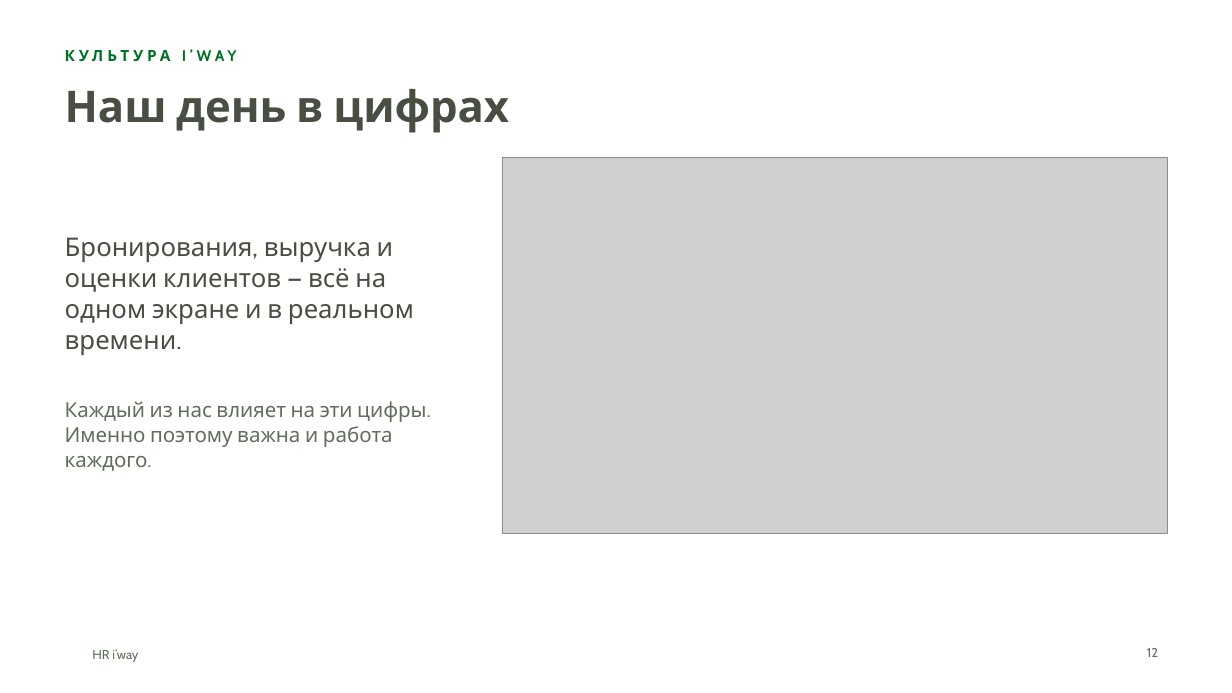
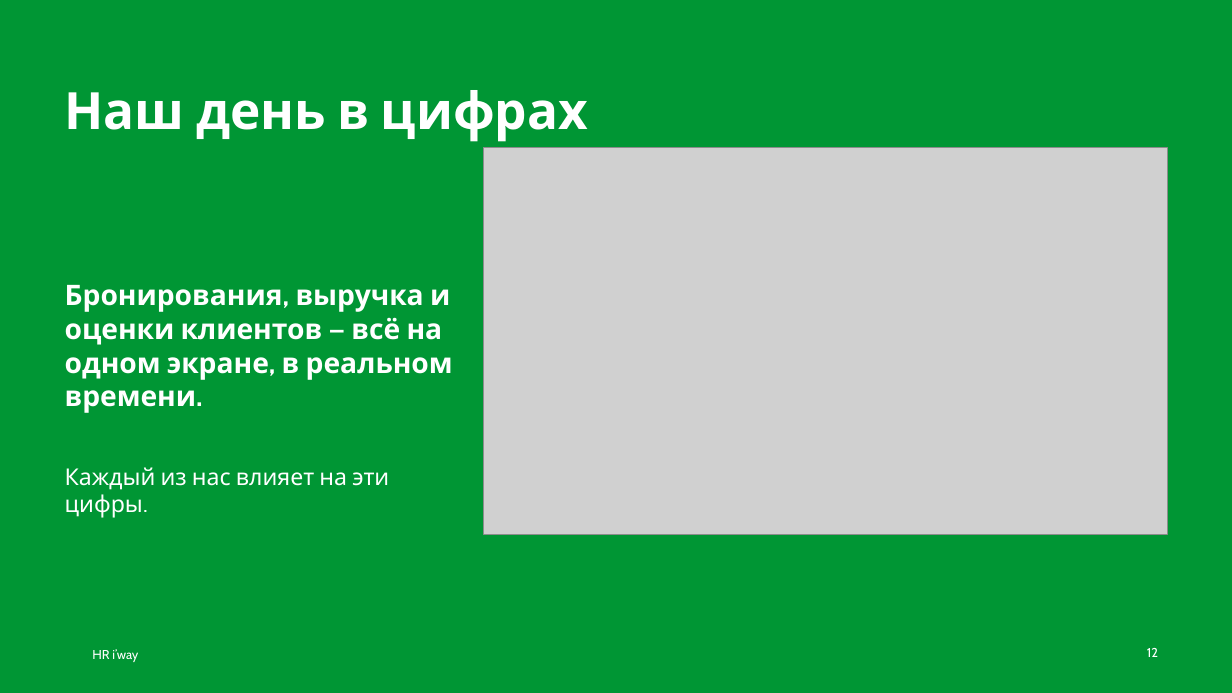
Before and after one commit to hriwayhr/HR-projects, a slide deck: slide 12 of presentations/HR-iway-onboarding-2026.pptx. Drawn at 1232x693 pixels with LibreOffice and Linux fonts; fonts in the diff are those of the drawing; grey boxes stand for pictures; background and template pictures are left out. Boxes give left, top, right and bottom in pixels: in the first picture for what was removed or moved away, otherwise in the second. Text is boxed around its words. In the diff, an @@ line names an element or a change of style, - is before the commit and + after.

```diff
--- a/presentations/HR-iway-onboarding-2026.pptx
+++ b/presentations/HR-iway-onboarding-2026.pptx
@@ background #FFFFFF to #009634 @@
@@ text removed at [182,50,237,61] @@
-КУЛЬТУРА I’WAY
@@ title "Наш день в цифрах" at [65,90,588,142]: size 34 to 40 pt, text colour #484E41 to #FFFFFF @@
@@ picture: place and size @@
-picture at [502,157,1167,533]
+picture at [483,148,1167,534]
@@ text at [65,285,453,413]: text changed; size 20 to 22 pt; text colour #484E41 to #FFFFFF; bold on @@
-Бронирования, выручка и оценки клиентов — всё на одном экране и в реальном времени.
+Бронирования, выручка и оценки клиентов — всё на одном экране, в реальном времени.
@@ text at [65,467,389,518]: text changed; size 16 to 18 pt; text colour #626D5B to #FFFFFF @@
-Каждый из нас влияет на эти цифры. Именно поэтому важна и работа каждого.
+Каждый из нас влияет на эти цифры.
@@ text "HR i’way" at [92,649,138,662]: text colour #626D5B to #FFFFFF @@
@@ page number at [1147,648,1158,657]: text colour #626D5B to #FFFFFF @@
```
Also in this commit, not shown: 27 other slides changed, 4 other files.
